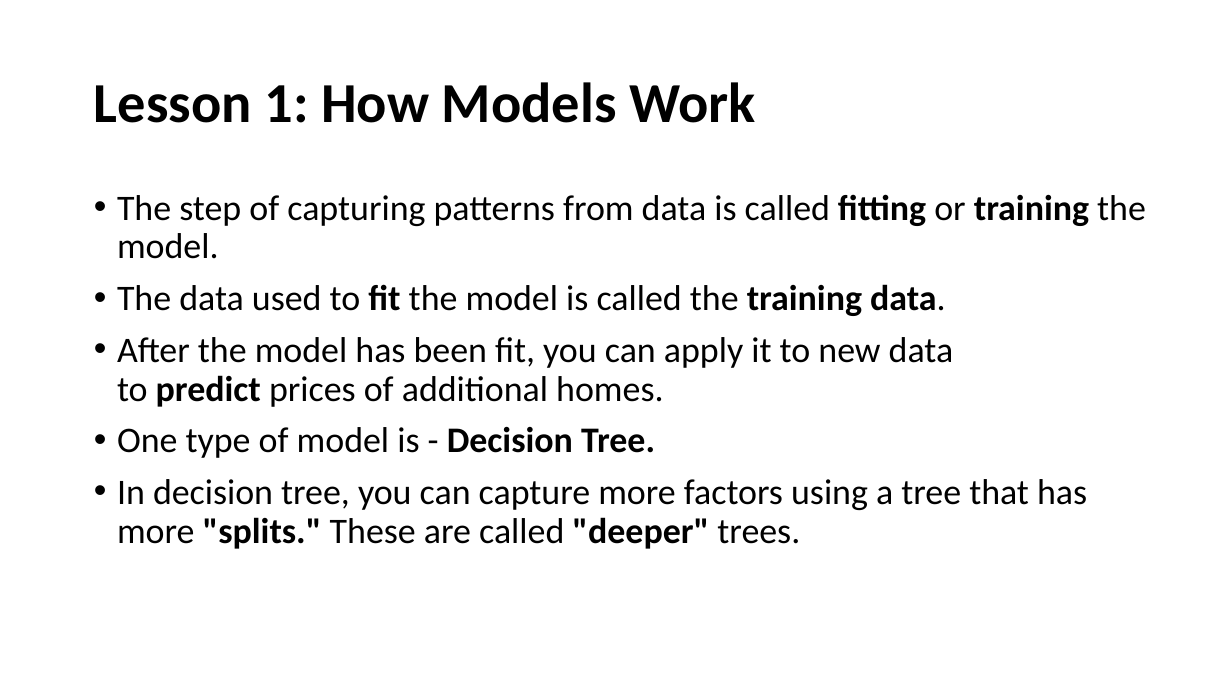
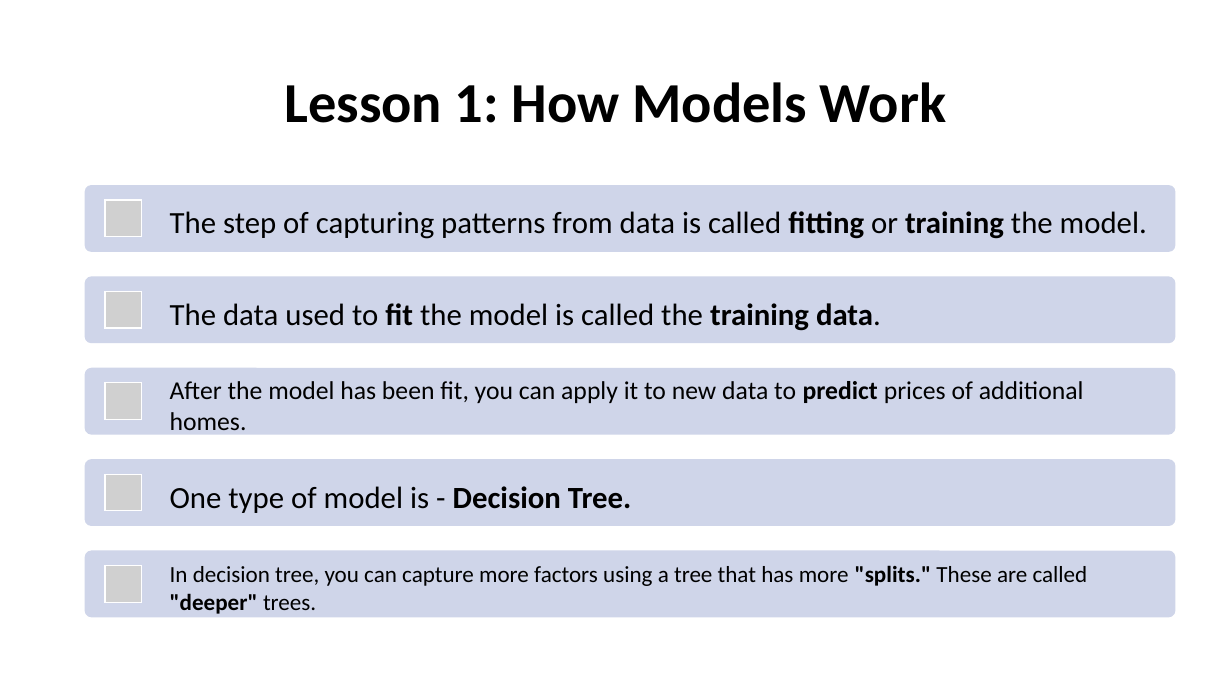
Before and after one commit to RATHOD-SHUBHAM/Kaggle-Course, a slide deck: slide 2 of Kaggle - Into to ML.pptx. Drawn at 1232x693 pixels with LibreOffice and Linux fonts; fonts in the diff are those of the drawing; grey boxes stand for pictures. Boxes give left, top, right and bottom in pixels: in the first picture for what was removed or moved away, otherwise in the second. Text is boxed around its words. In the diff, an @@ line names an element or a change of style, - is before the commit and + after.

Commit message:
Model Validation done

```diff
--- a/Kaggle - Into to ML.pptx
+++ b/Kaggle - Into to ML.pptx
@@ title "Lesson 1: How Models Work" at bbox=[284, 82, 946, 123]: alignment left to centre @@
@@ text removed at bbox=[117, 194, 1146, 549] @@
-• The step of capturing patterns from data is called fitting or training the model.
-• The data used to fit the model is called the training data.
-• After the model has been fit, you can apply it to new data to predict prices of additional homes.
-• One type of model is - Decision Tree.
-• In decision tree, you can capture more factors using a tree that has more "splits." These are called "deeper" trees.
@@ group added at bbox=[85, 185, 1176, 617]: 5 rounded rectangles, 5 pictures, 5 texts @@
+The step of capturing patterns from data is called fitting or training the model.
+The data used to fit the model is called the training data.
+After the model has been fit, you can apply it to new data to predict prices of additional homes.
+One type of model is - Decision Tree.
+In decision tree, you can capture more factors using a tree that has more "splits." These are called "deeper" trees.
```
Also in this commit, not shown: 3 other slides changed, 3 slides added, 5 other files.
